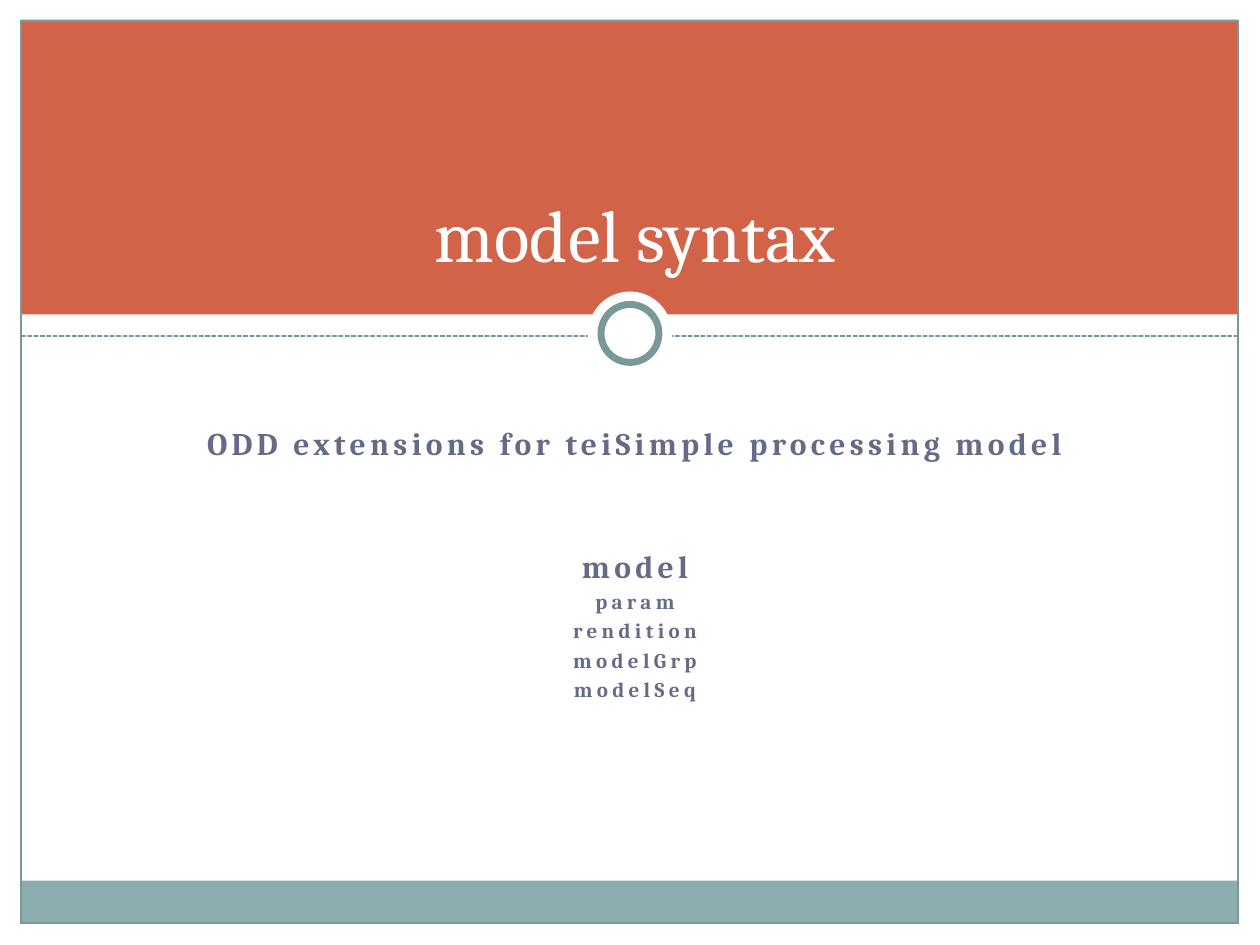
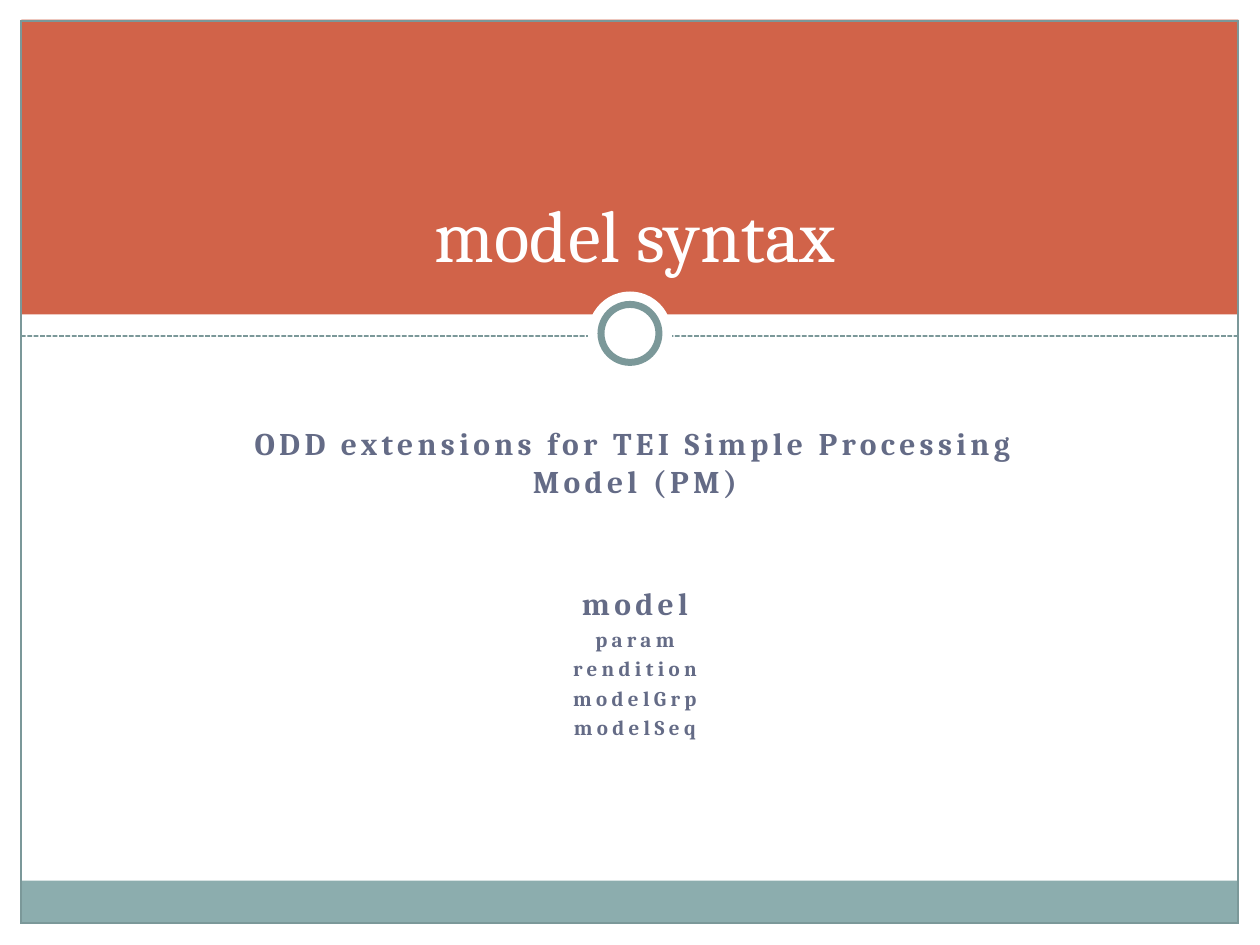
Before and after one commit to TEIC/TEI-Simple, a slide deck: slide 8 of advisory/oxford/teiSimple.pptx. Drawn at 1260x945 pixels with LibreOffice and Linux fonts; fonts in the diff are those of the drawing. Boxes give left, top, right and bottom in pixels: in the first picture for what was removed or moved away, otherwise in the second. Text is boxed around its words. In the diff, an @@ line names an element or a change of style, - is before the commit and + after.

```diff
--- a/advisory/oxford/teiSimple.pptx
+++ b/advisory/oxford/teiSimple.pptx
@@ text at (x1=255, y1=432, x2=1010, y2=498): text changed @@
-ODD extensions for teiSimple processing model
+ODD extensions for TEI Simple Processing Model (PM)
```
Also in this commit, not shown: 8 other slides changed.
